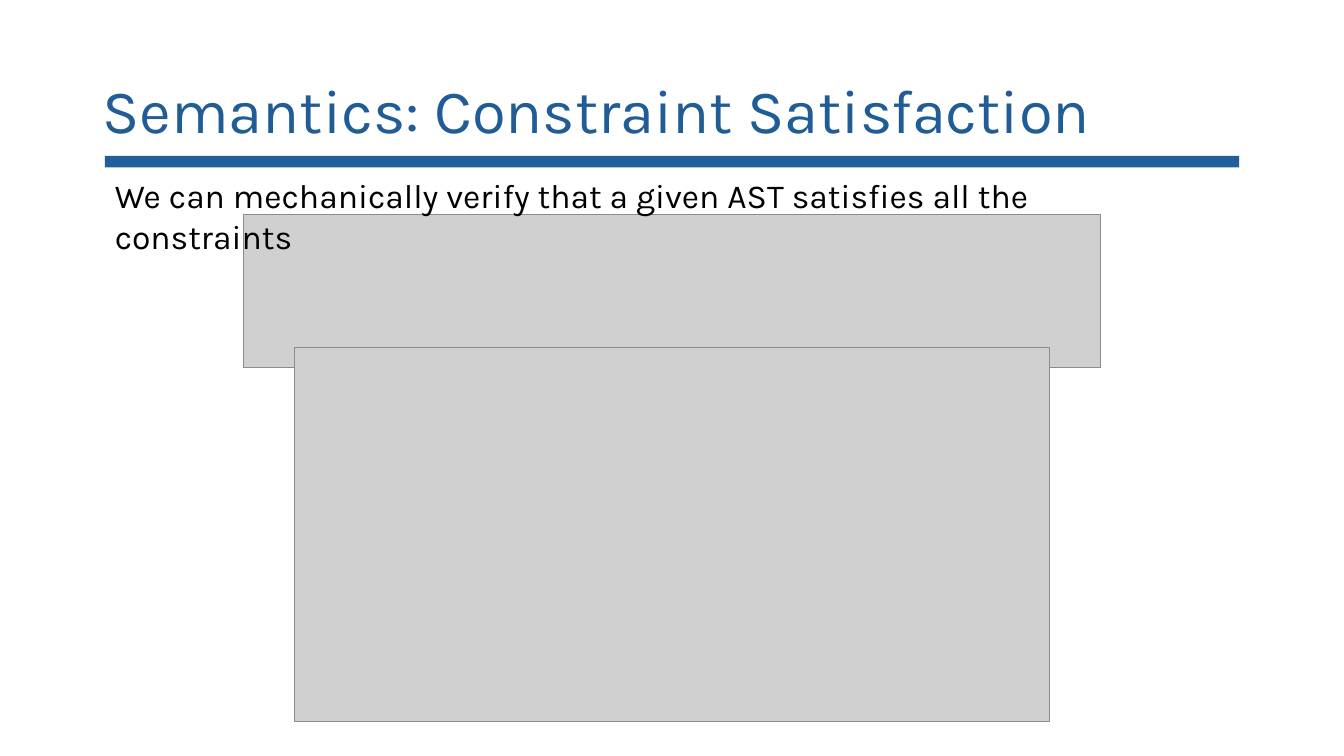
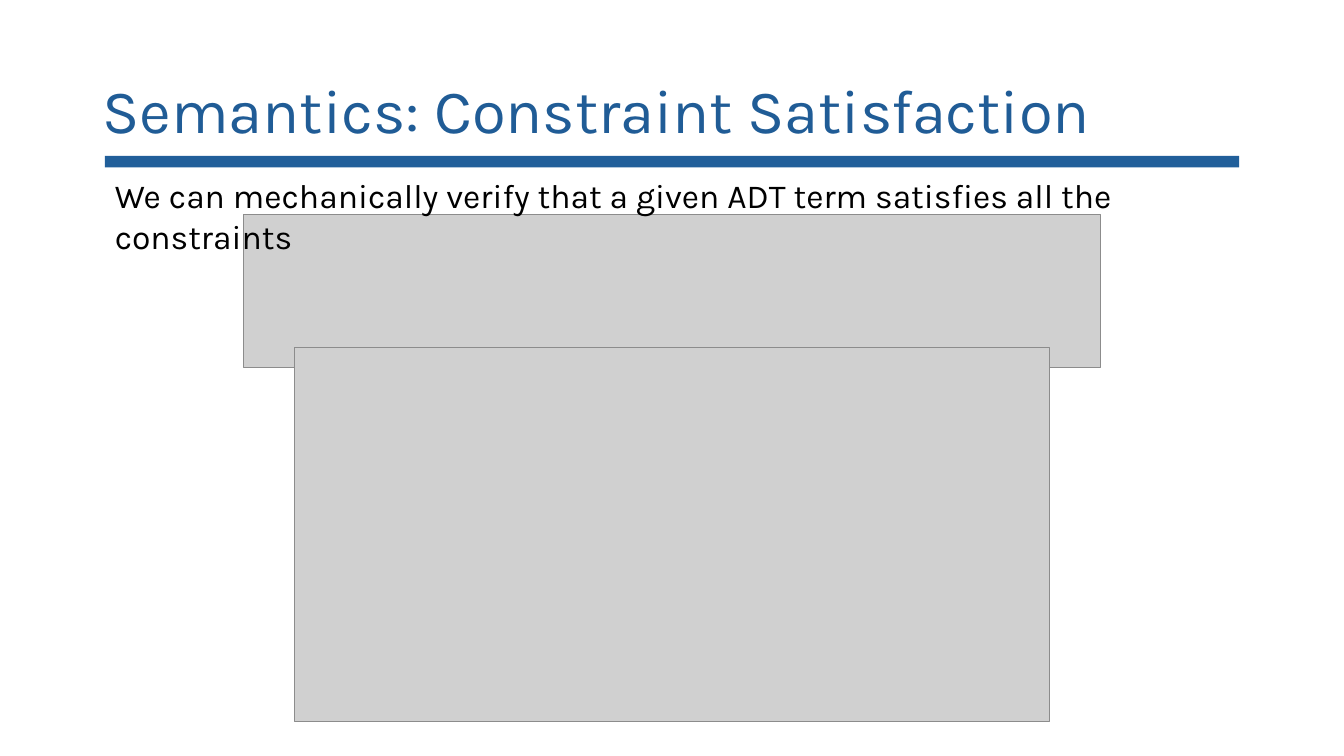
Before and after one commit to lorchrob/goblin_slides, a slide deck: slide 44 of goblin_slides.pptx (slide 32 before the commit). Drawn at 1344x756 pixels with LibreOffice and Linux fonts; fonts in the diff are those of the drawing; grey boxes stand for pictures. Boxes give left, top, right and bottom in pixels: in the first picture for what was removed or moved away, otherwise in the second. Text is boxed around its words. In the diff, an @@ line names an element or a change of style, - is before the commit and + after.

```diff
--- a/goblin_slides.pptx
+++ b/goblin_slides.pptx
@@ text at [115,185,1111,217]: text changed @@
-We can mechanically verify that a given AST satisfies all the constraints
+We can mechanically verify that a given ADT term satisfies all the constraints
```
Also in this commit, not shown: 32 other slides changed, 18 slides added, 2 slides removed, 1 other file.
